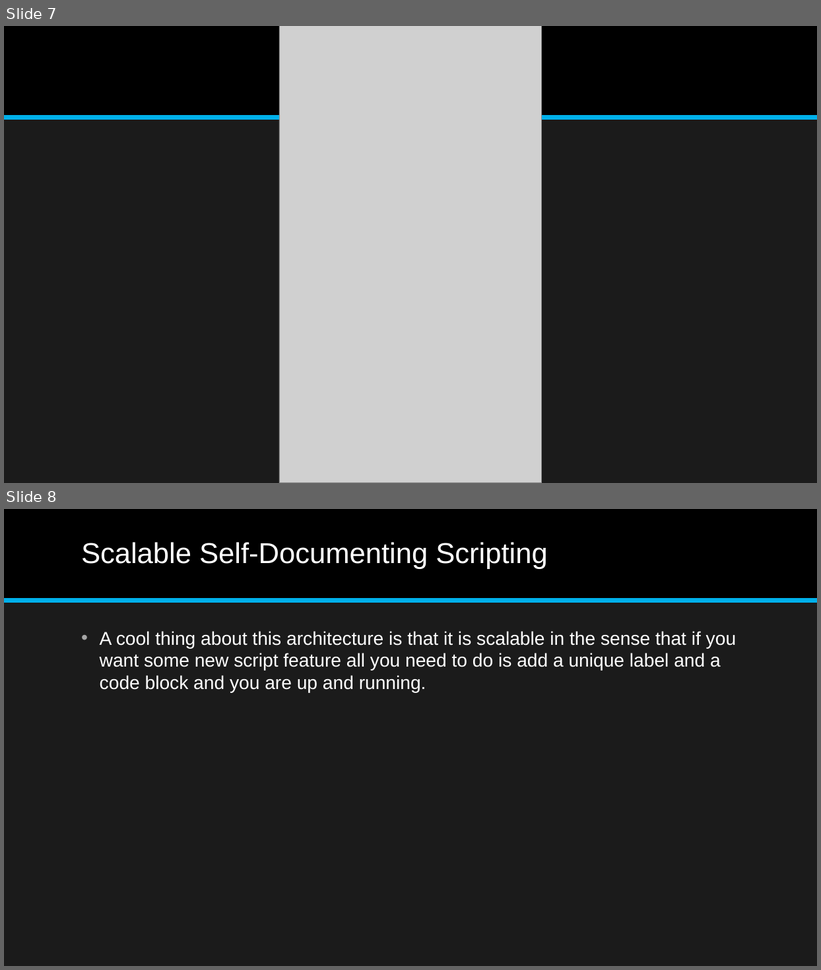
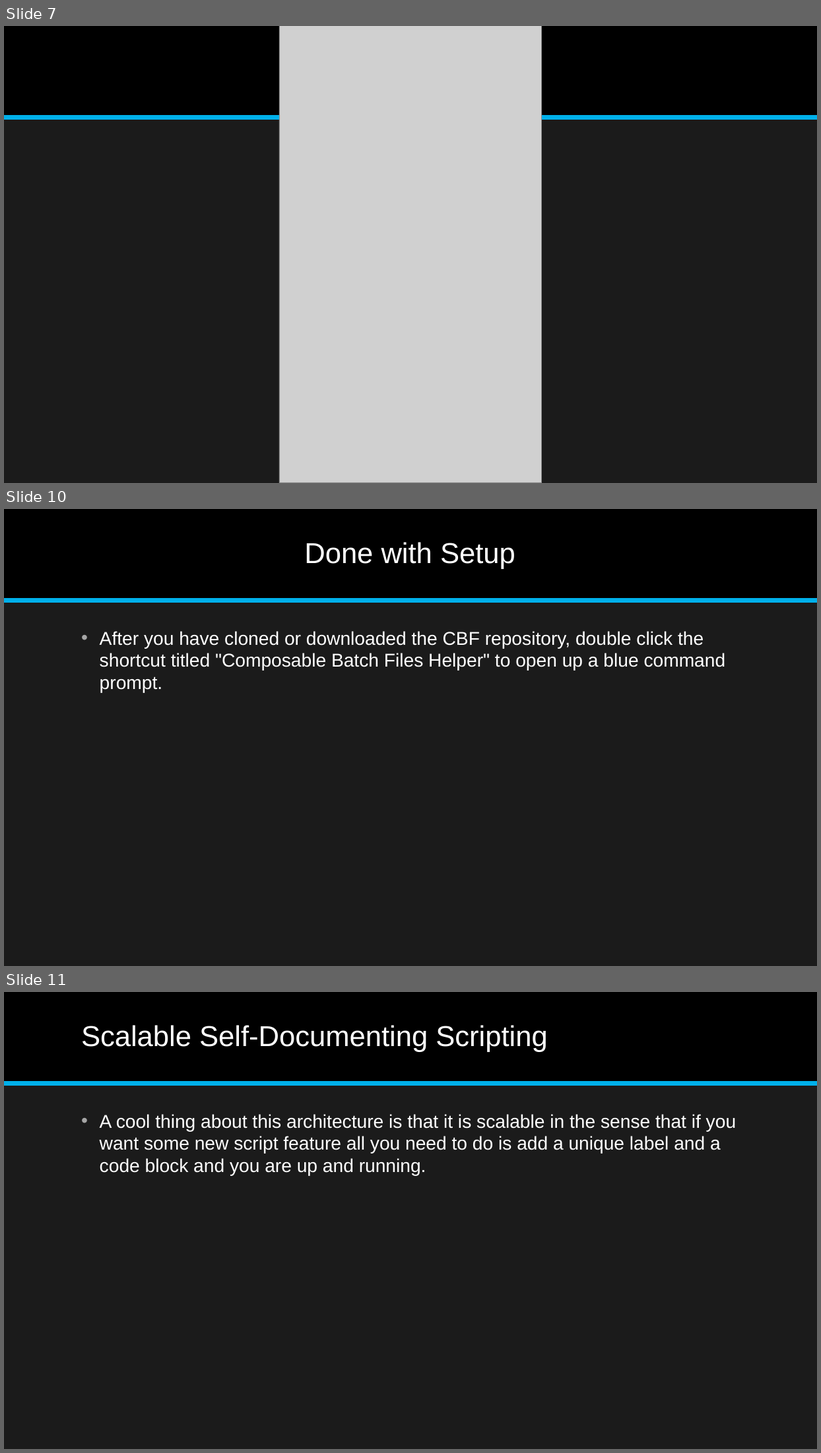
Before and after one commit to jonathan-r-jones/Composable-Batch-Files, a slide deck: Composable Batch File Helper.pptx. Shown one above the other, each under a label of ours: slides 7 and 8 before the commit, slides 7, 10 and 11 after it; the slides between them are not shown. The pictures are 821x970 and 821x1453 pixels, drawn with LibreOffice and Linux fonts; fonts in the diff are those of the drawing; grey boxes stand for pictures. Boxes give left, top, right and bottom in pixels: in the first picture for what was removed or moved away, otherwise in the second. Text is boxed around its words. In the diff, an @@ line names an element or a change of style, - is before the commit and + after.

```diff
--- a/Composable Batch File Helper.pptx
+++ b/Composable Batch File Helper.pptx
@@ slide 10 added at (4, 509, 817, 966), background #1B1B1B; not listed: 2 template elements that a slide beside it also shows @@
@@ title added at (304, 542, 516, 569), 34 pt, text #FFFFFF @@
+Done with Setup
@@ text added at (100, 631, 726, 693), 22 pt, text #FFFFFF @@
+• After you have cloned or downloaded the CBF repository, double click the shortcut titled "Composable Batch Files Helper" to open up a blue command prompt.
@@ what was slide 8 is now slide 11 @@
```
Also in this commit, not shown: 3 other slides added, 2 other files.
